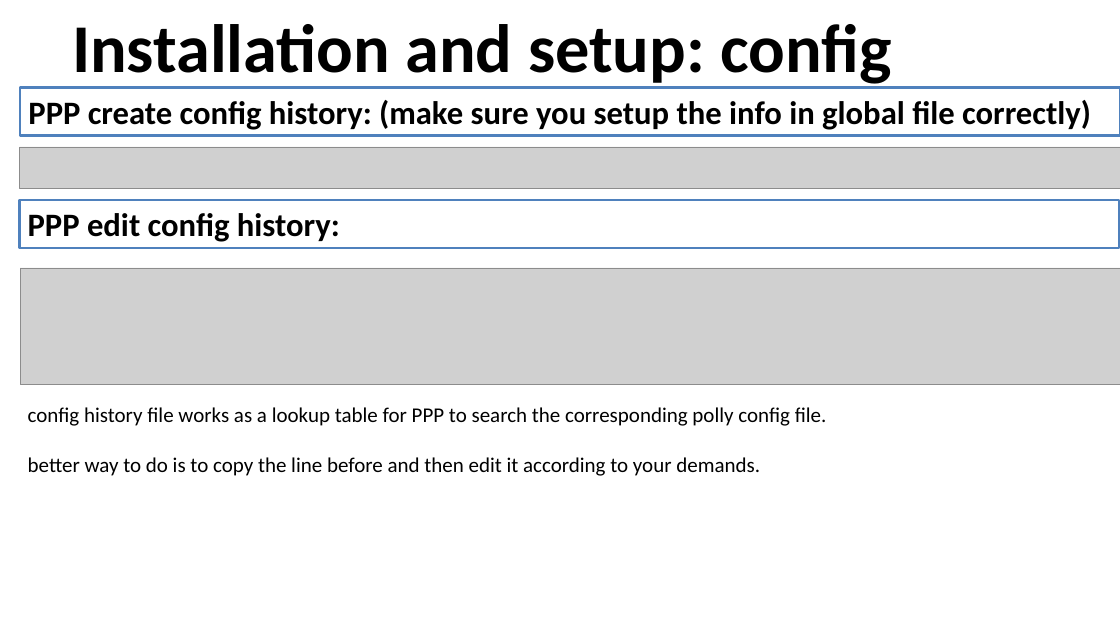
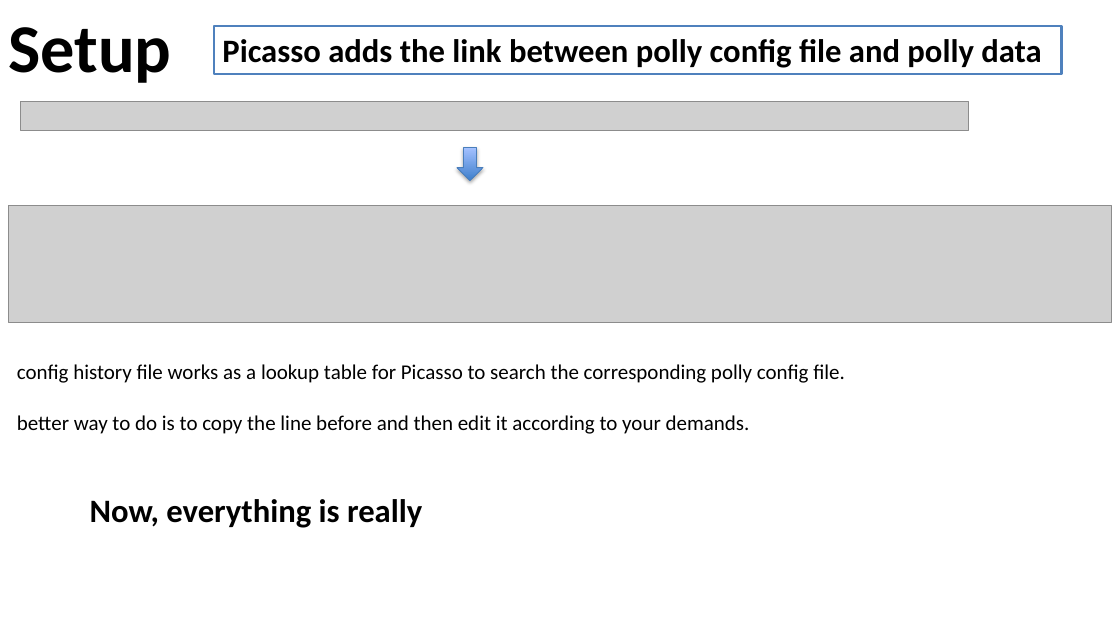
Before and after one commit to PollyNET/Pollynet_Processing_Chain, a slide deck: slide 9 of doc/Pollynet_Processing_Chain.pptx (slide 17 before the commit). Drawn at 1120x630 pixels with LibreOffice and Linux fonts; fonts in the diff are those of the drawing; grey boxes stand for pictures; background and template pictures are left out. Boxes give left, top, right and bottom in pixels: in the first picture for what was removed or moved away, otherwise in the second. Text is boxed around its words. In the diff, an @@ line names an element or a change of style, - is before the commit and + after.

```diff
--- a/doc/Pollynet_Processing_Chain.pptx
+++ b/doc/Pollynet_Processing_Chain.pptx
@@ title at (x1=8, y1=27, x2=171, y2=83): text changed @@
-Installation and setup: config
+Setup
@@ rectangle added at (x1=214, y1=26, x2=1062, y2=74), fill #FFFFFF, outline #4F81BD 2 pt, 28 pt, text #000000, bold @@
+Picasso adds the link between polly config file and polly data
@@ rectangle removed at (x1=20, y1=87, x2=1120, y2=135) @@
-PPP create config history: (make sure you setup the info in global file correctly)
@@ picture added at (x1=20, y1=101, x2=969, y2=130) @@
@@ picture removed at (x1=19, y1=147, x2=1120, y2=188) @@
@@ down arrow added at (x1=457, y1=148, x2=483, y2=181), fill gradient #3F80CE to #A4C4FF, outline #4B7EBC 0.75 pt @@
@@ picture resized from (x1=20, y1=268, x2=1120, y2=385) to (x1=8, y1=205, x2=1112, y2=322) @@
@@ rectangle removed at (x1=19, y1=200, x2=1119, y2=248) @@
-PPP edit config history:
@@ text "config history file works as ..." moved from (x1=28, y1=407, x2=827, y2=476) to (x1=17, y1=364, x2=845, y2=434) @@
@@ text at (x1=17, y1=364, x2=845, y2=383): text changed @@
-config history file works as a lookup table for PPP to search the corresponding polly config file.
+config history file works as a lookup table for Picasso to search the corresponding polly config file.
@@ text added at (x1=90, y1=499, x2=422, y2=528), 28 pt, text #000000, bold @@
+Now, everything is really
```
Also in this commit, not shown: 7 other slides changed, 4 slides added, 3 slides removed, 13 other files.
